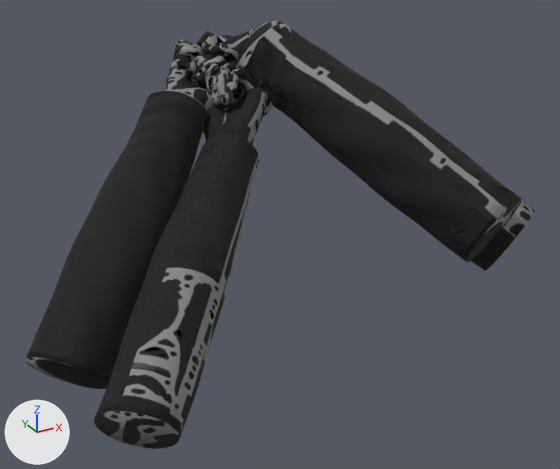
The glTF model assets/models/hands_low.glb, before and after one commit.
Camera for both pictures: a 50 mm lens placed at (-0.417, -0.931, 0.213), pointed at (-0.005, -0.181, -0.162). The axes (+X, +Y, +Z) are drawn at lower left. The lights are the same throughout. The picture after the commit comes second. Where no turn or scale is listed for an object, it has been applied to the vertices. Vertices at exactly the same position are counted once.

Objects in the first picture: 'arm_axe_r', 'arm_axe_r_lod1', 'arm_grip_r', 'arm_grip_r_lod1', 'arm_load_l', 'arm_load_l_lod1', 'arm_support_l', 'arm_support_l_lod1'.
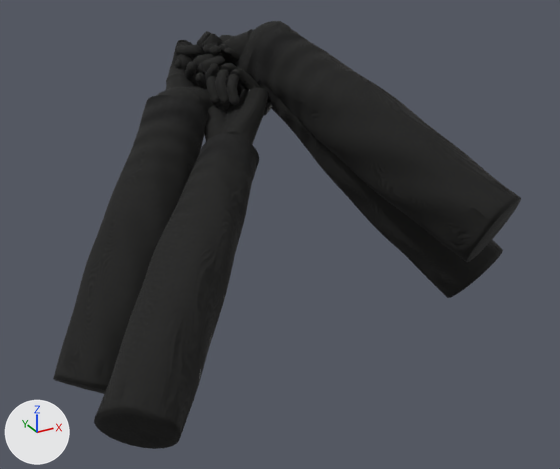
Where the newer file only moved an object's origin or applied its transform, the numbers keep the older frame.

The change, as a list of edits to the scene's bpy script:
```text
Change me_arm_axe_r:
    where me_arm_axe_r.from_pydata(...)  # 2902 vertices, 5811 faces; spans x -0.125..0.125, y -0.219..0.219, z -0.12..0.12
    me_arm_axe_r part 1: texture (UV) coordinates of 5513 of 5811 faces, centred in x -0.125..0.124, y -0.217..0.218, z -0.119..0.12, changed; they spanned u 0.0..0.99, v 0.0..1.0 and now span u 0.0..1.0, v 0.0..1.0
Change me_arm_axe_r_lod1:
    where me_arm_axe_r_lod1.from_pydata(...)  # 1449 vertices, 2905 faces; spans x -0.125..0.125, y -0.219..0.219, z -0.12..0.12
    me_arm_axe_r_lod1 part 2: texture (UV) coordinates of 2753 of 2905 faces, centred in x -0.125..0.121, y -0.211..0.218, z -0.119..0.12, changed; they spanned u 0.0..0.99, v 0.0..1.0 and now span u 0.0..1.0, v 0.0..1.0
Change me_arm_grip_r:
    remove me_arm_grip_r.from_pydata(...)  # 2913 vertices, 5810 faces; spans x -0.158..0.158, y -0.203..0.203, z -0.128..0.128
    add me_arm_grip_r.from_pydata(...)  # 2914 vertices, 5812 faces; spans x -0.158..0.138, y -0.178..0.203, z -0.175..0.127
    me_arm_grip_r part 3: the loose piece of 418 vertices spanning x -0.087..0.158, y -0.203..0.103, z -0.128..0.127 is multiplied about its middle by the matrix ((0.996, 0.089, -0.012), (-0.09, 0.973, -0.214), (-0.007, 0.214, 0.977)), then moved by (-0.011, 0.016, -0.027)
    me_arm_grip_r part 4: 3717 kept faces spanning x -0.158..-0.036, y 0.048..0.203, z 0.023..0.127 get new texture (UV) coordinates
    other edits to the shape of me_arm_grip_r do not show in these pictures
Change me_arm_grip_r_lod1:
    remove me_arm_grip_r_lod1.from_pydata(...)  # 1461 vertices, 2906 faces; spans x -0.158..0.158, y -0.203..0.203, z -0.128..0.128
    add me_arm_grip_r_lod1.from_pydata(...)  # 1461 vertices, 2906 faces; spans x -0.158..0.138, y -0.178..0.203, z -0.176..0.127
    me_arm_grip_r_lod1 part 5: the loose piece of 218 vertices spanning x -0.087..0.158, y -0.203..0.103, z -0.128..0.127 is rebuilt with 216 vertices and now spans x -0.088..0.138, y -0.178..0.108, z -0.176..0.123
    me_arm_grip_r_lod1 part 6: 1679 kept faces spanning x -0.158..-0.045, y 0.062..0.203, z 0.023..0.123 get new texture (UV) coordinates
    other edits to the shape of me_arm_grip_r_lod1 do not show in these pictures
Change me_arm_load_l:
    where me_arm_load_l.from_pydata(...)  # 2904 vertices, 5812 faces; spans x -0.161..0.161, y -0.205..0.205, z -0.154..0.154
    me_arm_load_l part 7: 5499 kept faces spanning x -0.161..0.161, y -0.205..0.205, z -0.154..0.154 get new texture (UV) coordinates
Change me_arm_load_l_lod1:
    where me_arm_load_l_lod1.from_pydata(...)  # 1451 vertices, 2906 faces; spans x -0.161..0.161, y -0.205..0.205, z -0.154..0.154
    me_arm_load_l_lod1 part 8: texture (UV) coordinates of 2762 of 2906 faces, centred in x -0.148..0.16, y -0.204..0.204, z -0.15..0.154, changed; they spanned u 0.0..0.99, v 0.0..1.0 and now span u 0.0..1.0, v 0.0..1.0
Change me_arm_support_l:
    remove me_arm_support_l.from_pydata(...)  # 2894 vertices, 5812 faces; spans x -0.178..0.178, y -0.155..0.155, z -0.165..0.165
    add me_arm_support_l.from_pydata(...)  # 2894 vertices, 5812 faces; spans x -0.149..0.178, y -0.128..0.155, z -0.208..0.165
    me_arm_support_l part 9: 71 vertices moved from x 0.031..0.169, y 0.032..0.127, z 0.059..0.149 to x 0.029..0.169, y 0.032..0.127, z 0.059..0.149; 885 vertices removed from x -0.178..0.178, y -0.155..0.151, z -0.165..0.154; 885 vertices added at x -0.149..0.178, y -0.128..0.141, z -0.208..0.153
    me_arm_support_l part 10: 3576 kept faces spanning x 0.03..0.178, y 0.046..0.155, z 0.059..0.165 get new texture (UV) coordinates
Change me_arm_support_l_lod1:
    remove me_arm_support_l_lod1.from_pydata(...)  # 1441 vertices, 2906 faces; spans x -0.178..0.178, y -0.155..0.155, z -0.165..0.165
    add me_arm_support_l_lod1.from_pydata(...)  # 1441 vertices, 2906 faces; spans x -0.149..0.178, y -0.128..0.155, z -0.208..0.165
    me_arm_support_l_lod1 part 11: 231 vertices moved from x -0.178..0.165, y -0.155..0.125, z -0.165..0.149 to x -0.149..0.165, y -0.128..0.125, z -0.208..0.149; 314 vertices removed from x -0.117..0.178, y -0.087..0.143, z -0.089..0.153; 314 vertices added at x -0.094..0.178, y -0.059..0.143, z -0.108..0.153
    me_arm_support_l_lod1 part 12: 1792 kept faces spanning x -0.149..0.178, y -0.128..0.155, z -0.208..0.165 get new texture (UV) coordinates
```

Pixel boxes (x1, y1, x2, y2) of what changed, in the pictures (560 x 469 px; the box of a moved part takes in the faces that stretch with it):
'arm_support_l', reshaped (13% narrower): before (26, 32, 239, 389); after (53, 32, 239, 391)
'arm_support_l_lod1', reshaped (13% narrower): before (25, 31, 239, 388); after (54, 31, 239, 394)
'arm_grip_r', reshaped (mostly hidden): before (175, 35, 534, 270); after (175, 35, 503, 298)
'arm_grip_r_lod1', reshaped (mostly hidden): before (175, 35, 533, 267); after (175, 35, 503, 298)
part 1 of me_arm_axe_r, surface changed: (191, 21, 521, 262) in both
part 2 of me_arm_axe_r_lod1, surface changed: (192, 21, 521, 262) in both
part 3 of me_arm_grip_r, moved or reshaped (mostly hidden before): before (259, 81, 534, 270); after (267, 100, 503, 298)
part 4 of me_arm_grip_r, surface changed: (175, 35, 230, 88) in both
part 5 of me_arm_grip_r_lod1, rebuilt (mostly hidden before): before (261, 81, 533, 267); after (257, 79, 503, 298)
part 6 of me_arm_grip_r_lod1, surface changed: (175, 35, 230, 88) in both
part 7 of me_arm_load_l, surface changed: (101, 63, 271, 448) in both
part 8 of me_arm_load_l_lod1, surface changed: (106, 63, 272, 447) in both
part 9 of me_arm_support_l, moved or reshaped: before (26, 41, 231, 389); after (53, 44, 231, 391)
part 10 of me_arm_support_l, surface changed: before (166, 33, 239, 111); after (156, 33, 239, 111)
part 11 of me_arm_support_l_lod1, moved or reshaped: before (25, 42, 230, 388); after (54, 44, 229, 394)
part 12 of me_arm_support_l_lod1, surface changed: before (25, 33, 239, 388); after (54, 33, 239, 394)
